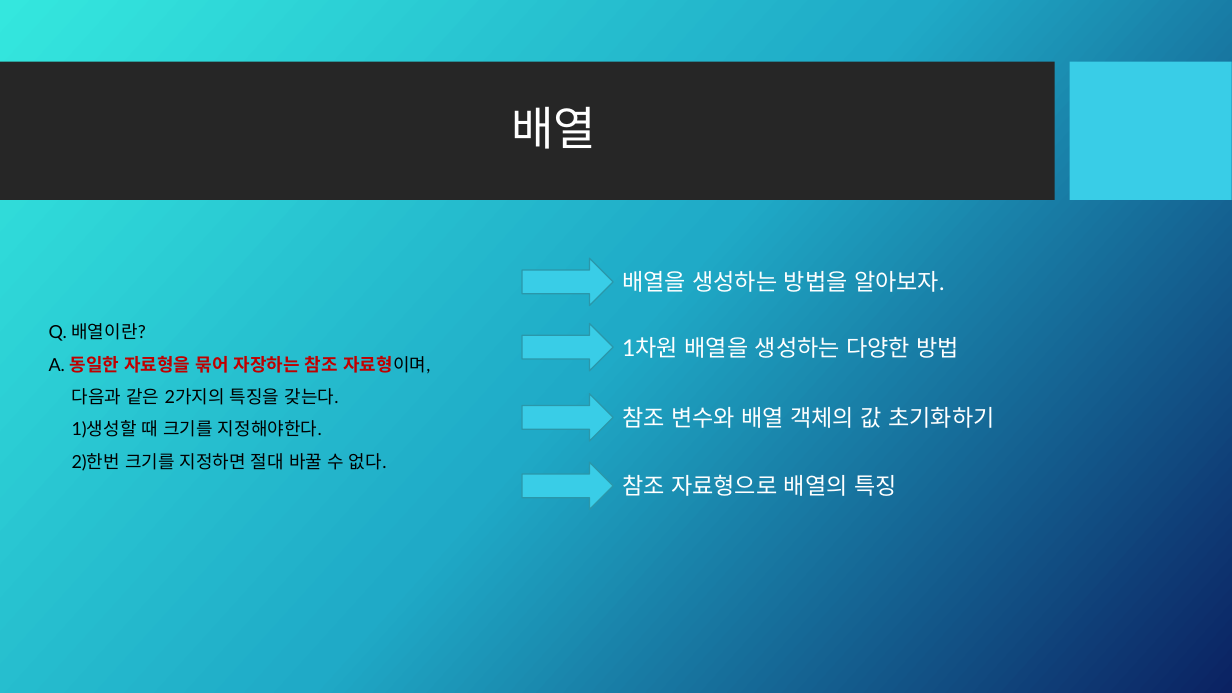
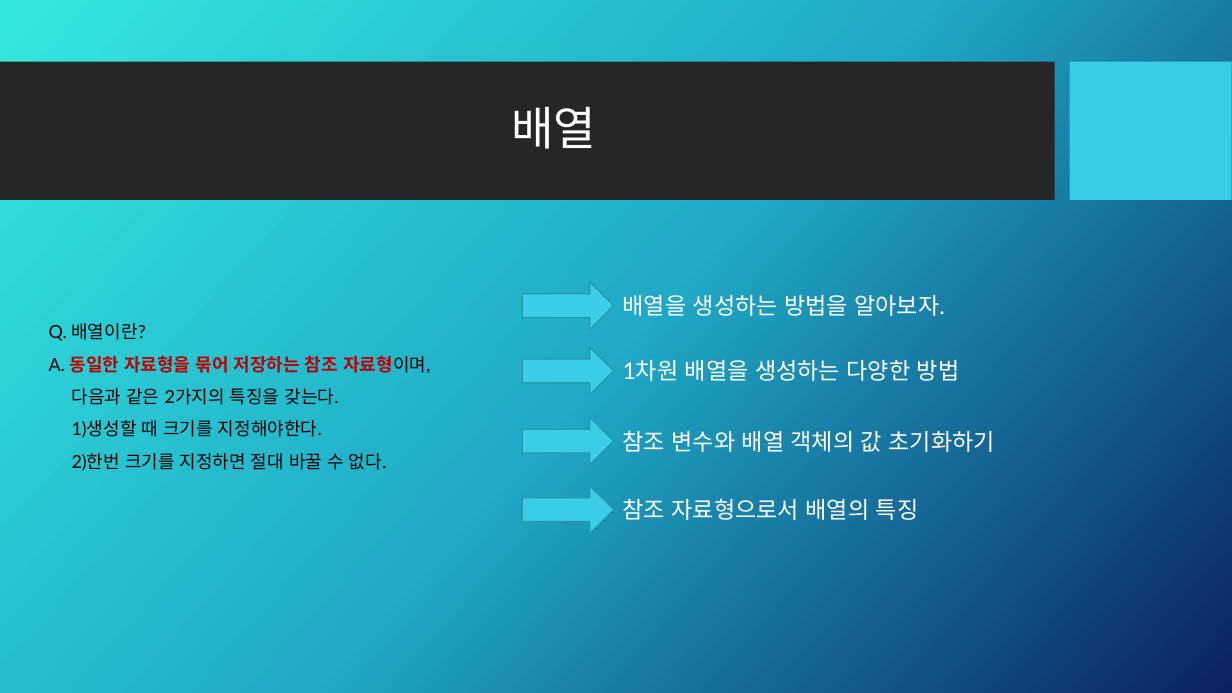
Before and after one commit to Kalex007s/java, a slide deck: slide 20 of study001/교육자료/Java.pptx. Drawn at 1232x693 pixels with LibreOffice and Linux fonts; fonts in the diff are those of the drawing; background and template pictures are left out. Boxes give left, top, right and bottom in pixels: in the first picture for what was removed or moved away, otherwise in the second. Text is boxed around its words. In the diff, an @@ line names an element or a change of style, - is before the commit and + after.

```diff
--- a/study001/교육자료/Java.pptx
+++ b/study001/교육자료/Java.pptx
@@ text at (49, 323, 430, 471): text changed @@
-Q. 배열이란?
-A. 동일한 자료형을 묶어 자장하는 참조 자료형이며,
-다음과 같은 2가지의 특징을 갖는다.
-1)생성할 때 크기를 지정해야한다.
-2)한번 크기를 지정하면 절대 바꿀 수 없다.
+Q. 배열이란?
+A. 동일한 자료형을 묶어 저장하는 참조 자료형이며,
+다음과 같은 2가지의 특징을 갖는다.
+1)생성할 때 크기를 지정해야한다.
+2)한번 크기를 지정하면 절대 바꿀 수 없다.
@@ 4 right arrows, 3 texts: place and size @@
-4 right arrows, 3 texts at (522, 258, 994, 509)
+4 right arrows, 3 texts at (522, 282, 995, 533)
@@ text at (623, 498, 919, 520): text changed @@
-참조 자료형으로 배열의 특징
+참조 자료형으로서 배열의 특징
```
Also in this commit, not shown: 1 other slide changed, 1 slide added, 1 other file.
